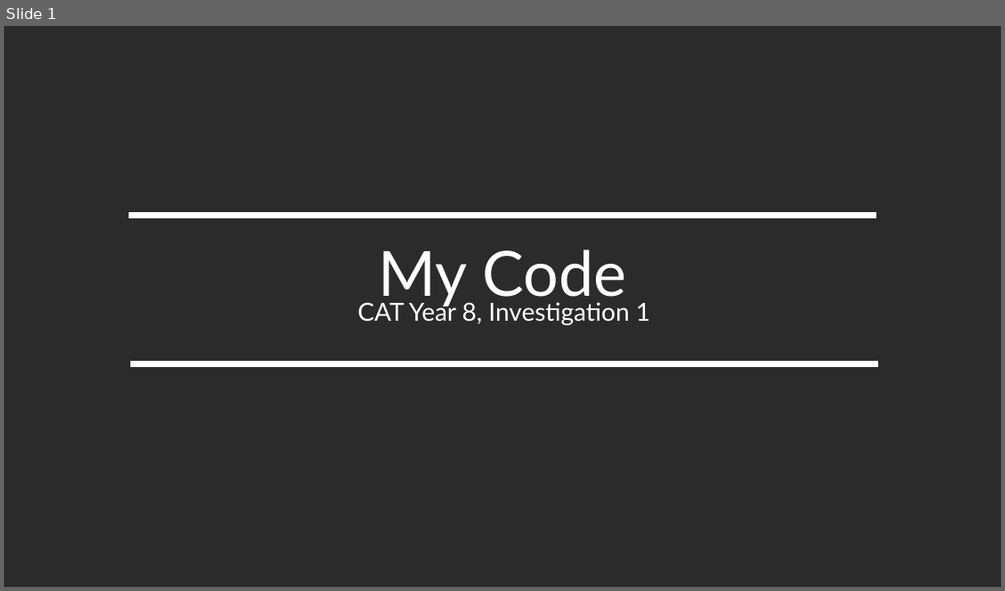
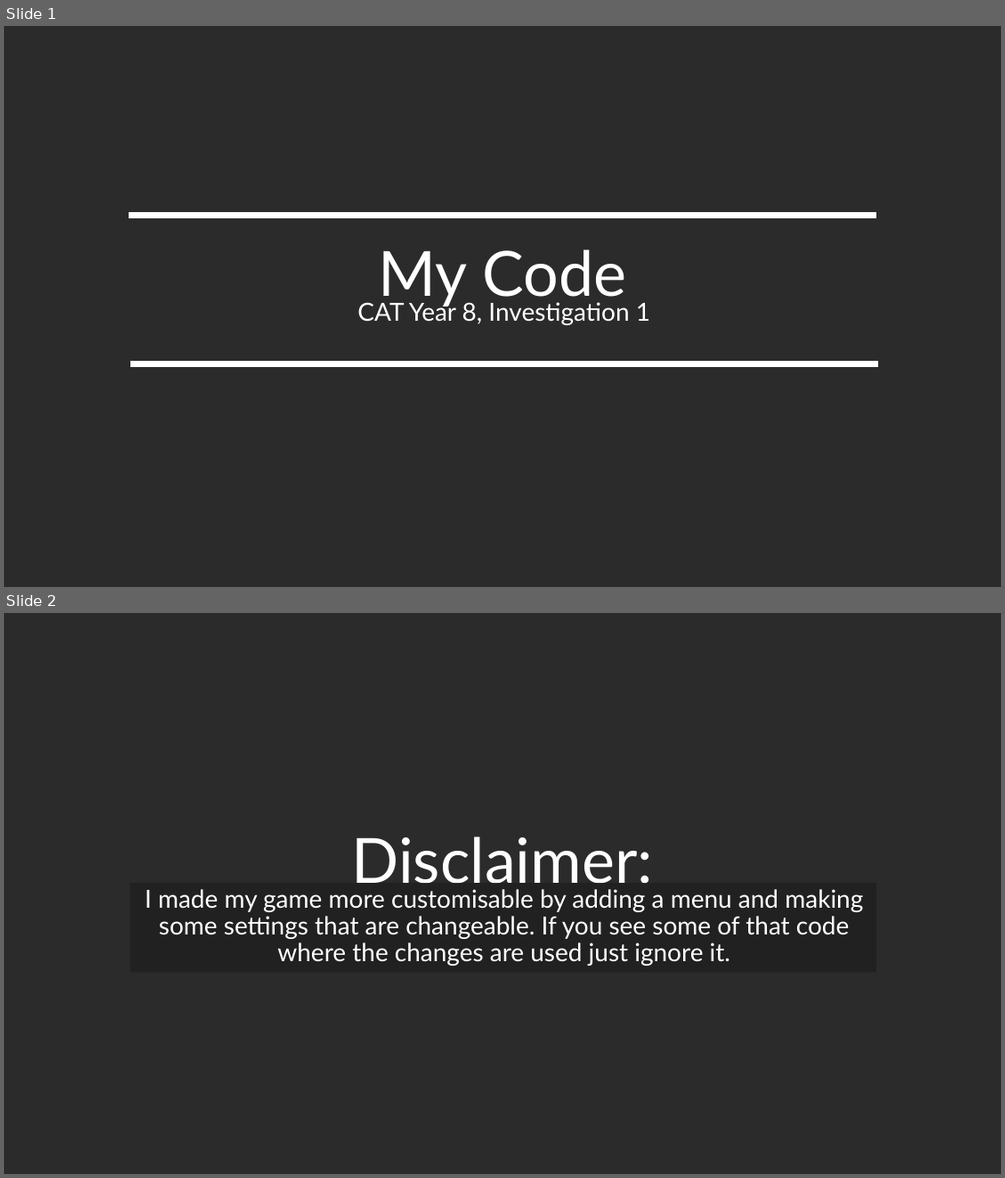
Before and after one commit to prawny-boy/Trig-Game, a slide deck: CAT Y8 Inv1 Presentation.pptx. Shown one above the other, each under a label of ours: slide 1 before the commit, slides 1 and 2 after it. The pictures are 1005x591 and 1005x1178 pixels, drawn with LibreOffice and Linux fonts; fonts in the diff are those of the drawing; background and template pictures are left out; a plain dark background stands for a picture behind light text. Boxes give left, top, right and bottom in pixels: in the first picture for what was removed or moved away, otherwise in the second. Text is boxed around its words. In the diff, an @@ line names an element or a change of style, - is before the commit and + after.

```diff
--- a/CAT Y8 Inv1 Presentation.pptx
+++ b/CAT Y8 Inv1 Presentation.pptx
@@ slide 2 added at (x1=4, y1=613, x2=1001, y2=1174), background picture (left out) @@
@@ title added at (x1=352, y1=836, x2=654, y2=894), 60 pt, text #FFFFFF @@
+Disclaimer:
@@ rectangle added at (x1=130, y1=883, x2=877, y2=972), fill #1F1F1F at 80% opacity @@
@@ subtitle added at (x1=145, y1=889, x2=863, y2=965), 24 pt, text #FFFFFF @@
+I made my game more customisable by adding a menu and making some settings that are changeable. If you see some of that code where the changes are used just ignore it.
```
Also in this commit, not shown: 6 slides changed, 17 other slides added, 1 other file.
